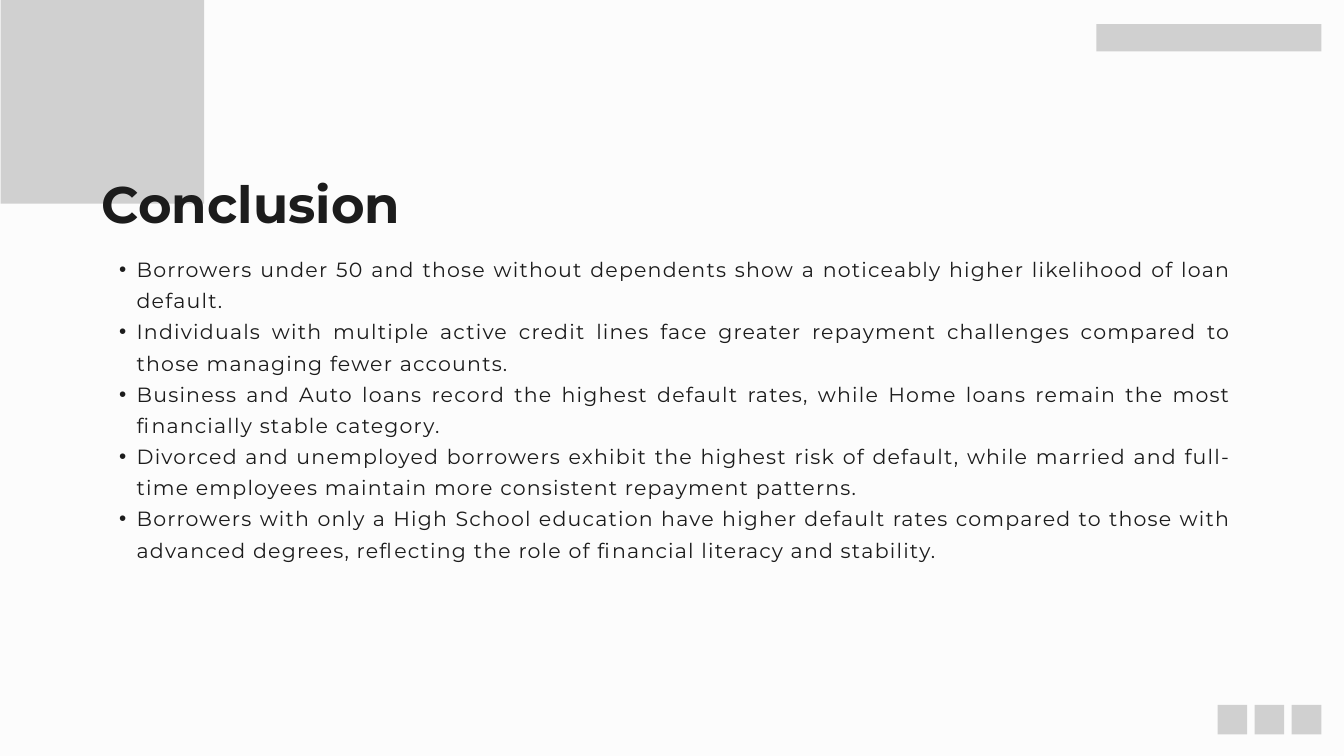
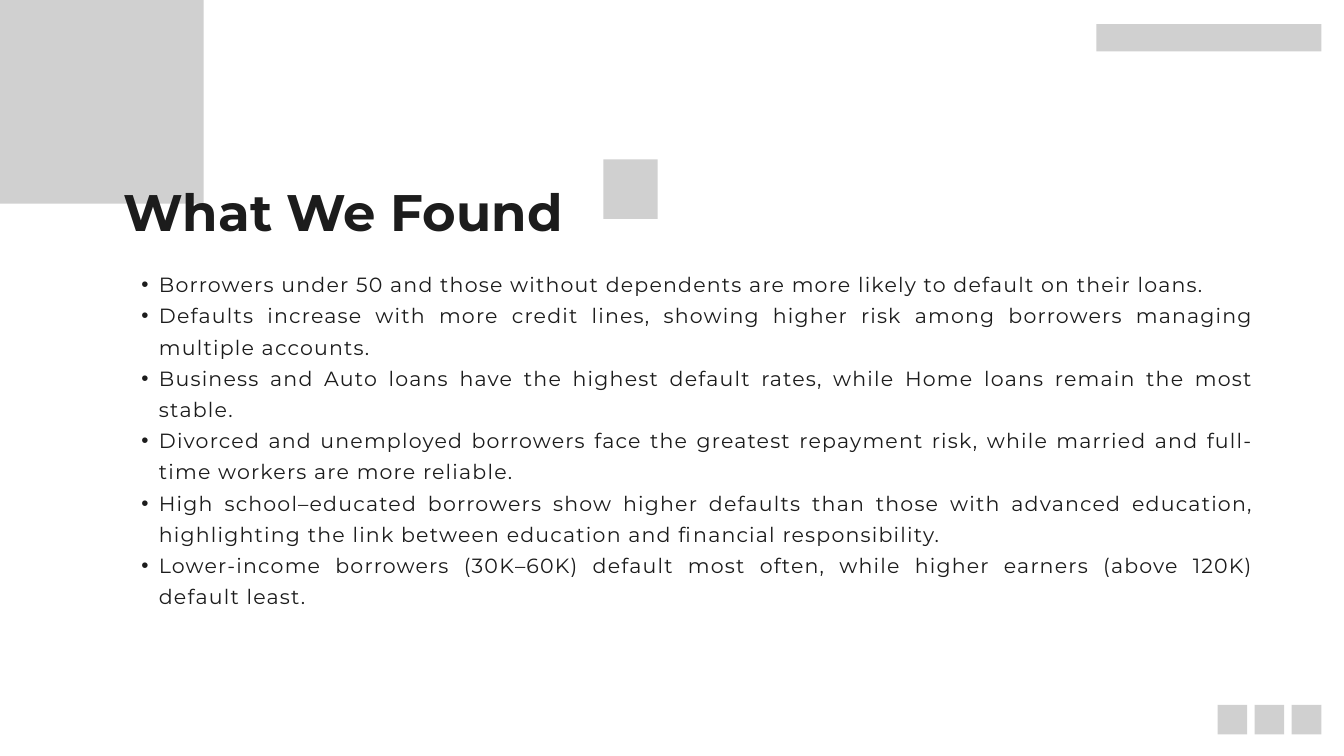
Before and after one commit to aliraza-data/Loan-Default-Risk-Analysis, a slide deck: slide 19 of Presentation/Project_Presentation.pptx (slide 12 before the commit). Drawn at 1344x756 pixels with LibreOffice and Linux fonts; fonts in the diff are those of the drawing; grey boxes stand for pictures. Boxes give left, top, right and bottom in pixels: in the first picture for what was removed or moved away, otherwise in the second. Text is boxed around its words. In the diff, an @@ line names an element or a change of style, - is before the commit and + after.

Commit message:
update

```diff
--- a/Presentation/Project_Presentation.pptx
+++ b/Presentation/Project_Presentation.pptx
@@ background #FCFCFC to #FFFFFF @@
@@ picture at box(0, 0, 204, 204): outline redrawn @@
@@ text removed at box(102, 173, 400, 224) @@
-Conclusion
@@ picture added at box(603, 159, 658, 219) @@
@@ text added at box(123, 182, 563, 232), 55 pt, text #1C1C1C, bold @@
+What We Found
@@ text at box(159, 276, 1252, 604): text changed @@
-  • Borrowers under 50 and those without dependents show a noticeably higher likelihood of loan default.
-  • Individuals with multiple active credit lines face greater repayment challenges compared to those managing fewer accounts.
-  • Business and Auto loans record the highest default rates, while Home loans remain the most financially stable category.
-  • Divorced and unemployed borrowers exhibit the highest risk of default, while married and full-time employees maintain more consistent repayment patterns.
-  • Borrowers with only a High School education have higher default rates compared to those with advanced degrees, reflecting the role of financial literacy and stability.
+  • Borrowers under 50 and those without dependents are more likely to default on their loans.
+  • Defaults increase with more credit lines, showing higher risk among borrowers managing multiple accounts.
+  • Business and Auto loans have the highest default rates, while Home loans remain the most stable.
+  • Divorced and unemployed borrowers face the greatest repayment risk, while married and full-time workers are more reliable.
+  • High school–educated borrowers show higher defaults than those with advanced education, highlighting the link between education and financial responsibility.
+  • Lower-income borrowers (30K–60K) default most often, while higher earners (above 120K) default least.
```
Also in this commit, not shown: 5 other slides changed, 20 slides added, 9 slides removed.
